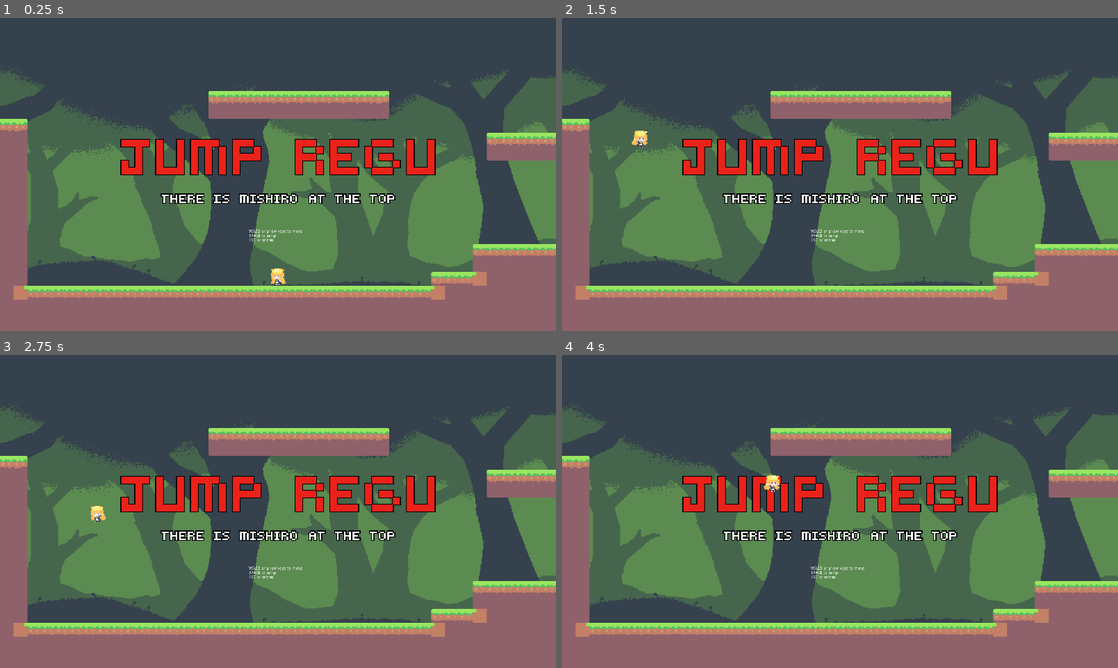
Above: before the commit, frames 1-4 (two rows, left to right).
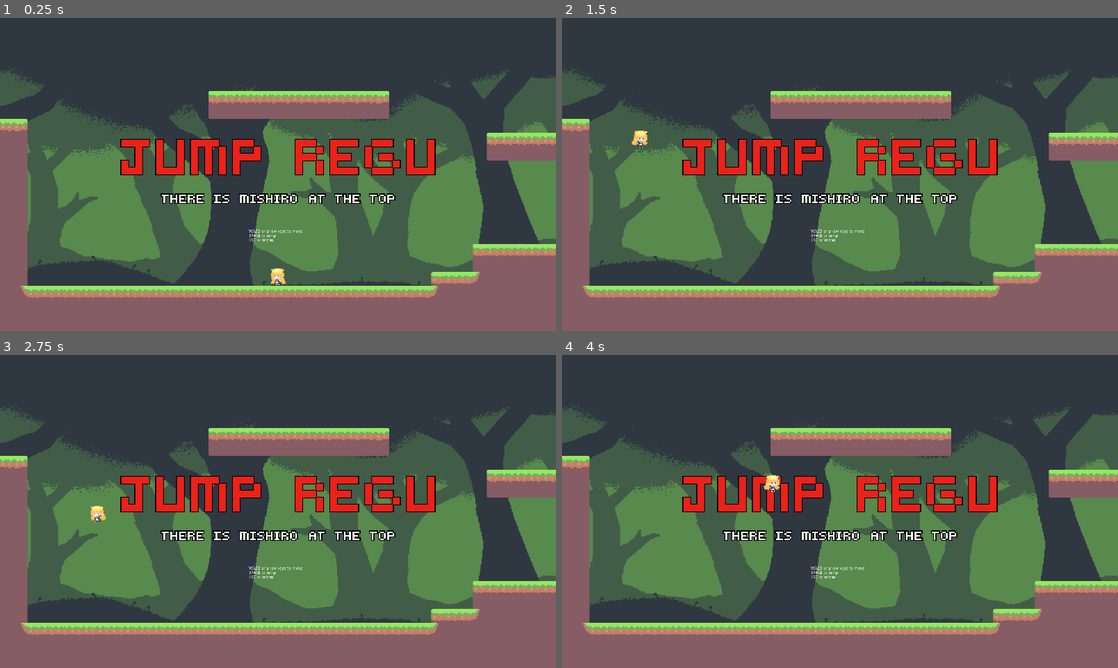
Above: after the commit, the same moments.

Repository: FluffyLuffie/JumpRegu
Game: Godot game, scene res://scenes/GameWorld.tscn
The game is run twice, just before and just after one commit, with the same random seed, the same clock (stepped at 60 frames per second) and the same inputs.
Inputs (mouse positions are in pixels of both pictures, inside the frame that each line leads up to):
- Up to frame 1 (0.25 s): no input
- Up to frame 2 (1.5 s): tap Enter at 0.5 s; move the mouse to (962, 158) at 0.52 s; hold D (right) from 0.53 s (still down); right-click (962, 158) at 0.6 s; tap Space (jump) at 0.77 s; move the mouse to (728, 190) at 1.27 s; right-click (728, 190) at 1.35 s
- Up to frame 3 (2.75 s): tap Space (jump) at 1.52 s; move the mouse to (333, 442) at 2.02 s; release D (right) at 2.03 s; hold A (left) from 2.03 s (still down); right-click (333, 442) at 2.1 s
- Up to frame 4 (4 s): move the mouse to (812, 574) at 2.77 s; release A (left) at 2.78 s; hold D (right) from 2.78 s (still down); right-click (812, 574) at 2.85 s; tap Space (jump) at 3.02, 3.77 s; move the mouse to (1006, 558) at 3.52 s; right-click (1006, 558) at 3.6 s

The runs differ from the first frame. In frame 1, 0.3% of the frame differs, in the area x 2-88%, y 81-90%; in frame 2, 0.3%; in frame 3, 0.3%; in frame 4, 0.3%.

Commit message:
visual/audio update

Diff:
--- /dev/null
+++ b/scenes/Eyes.tscn
@@ -0,0 +1,11 @@
+[gd_scene load_steps=3 format=2]
+
+[ext_resource path="res://sprites/eyes.png" type="Texture" id=1]
+
+[sub_resource type="CanvasItemMaterial" id=1]
+blend_mode = 1
+light_mode = 1
+
+[node name="Eyes" type="Sprite"]
+material = SubResource( 1 )
+texture = ExtResource( 1 )
--- a/scenes/Regu.tscn
+++ b/scenes/Regu.tscn
@@ -5,7 +5,7 @@
 [ext_resource path="res://soundEffects/bump.wav" type="AudioStream" id=3]
 [ext_resource path="res://soundEffects/jump.wav" type="AudioStream" id=4]
 [ext_resource path="res://soundEffects/splat.wav" type="AudioStream" id=5]
-[ext_resource path="res://soundEffects/land.wav" type="AudioStream" id=6]
+[ext_resource path="res://soundEffects/land2.wav" type="AudioStream" id=6]
 
 [sub_resource type="RectangleShape2D" id=1]
 extents = Vector2( 4, 7 )
@@ -153,22 +153,19 @@
 
 [node name="SoundJump" type="AudioStreamPlayer" parent="."]
 stream = ExtResource( 4 )
-volume_db = -4.0
 bus = "SoundEffects"
 
 [node name="SoundLand" type="AudioStreamPlayer" parent="."]
 stream = ExtResource( 6 )
-volume_db = -0.125
 bus = "SoundEffects"
 
 [node name="SoundBump" type="AudioStreamPlayer" parent="."]
 stream = ExtResource( 3 )
-volume_db = -5.0
 bus = "SoundEffects"
 
 [node name="SoundSplat" type="AudioStreamPlayer" parent="."]
 stream = ExtResource( 5 )
-volume_db = 8.0
+volume_db = 3.0
 bus = "SoundEffects"
 
 [node name="AnimationPlayer" type="AnimationPlayer" parent="."]
--- a/scenes/levels/2_7.tscn
+++ b/scenes/levels/2_7.tscn
@@ -1,8 +1,9 @@
-[gd_scene load_steps=4 format=2]
+[gd_scene load_steps=5 format=2]
 
 [ext_resource path="res://sprites/background.png" type="Texture" id=1]
 [ext_resource path="res://tilesets/grass.tres" type="TileSet" id=2]
 [ext_resource path="res://scenes/PlayerLight.tscn" type="PackedScene" id=3]
+[ext_resource path="res://scenes/Eyes.tscn" type="PackedScene" id=4]
 
 [node name="2_7" type="Node2D"]
 
@@ -20,3 +21,9 @@
 tile_data = PoolIntArray( -786435, 0, 0, -786434, 0, 1, -786433, 0, 1, -851968, 0, 1, -851967, 0, 1, -851966, 0, 2, -85 …(2545 unchanged characters)…
 
 [node name="PlayerLight" parent="." instance=ExtResource( 3 )]
+
+[node name="Eyes" parent="." instance=ExtResource( 4 )]
+position = Vector2( 195, 72 )
+
+[node name="Eyes2" parent="." instance=ExtResource( 4 )]
+position = Vector2( 51, -34 )
--- a/scenes/levels/2_8.tscn
+++ b/scenes/levels/2_8.tscn
@@ -1,8 +1,9 @@
-[gd_scene load_steps=4 format=2]
+[gd_scene load_steps=5 format=2]
 
 [ext_resource path="res://scenes/PlayerLight.tscn" type="PackedScene" id=1]
 [ext_resource path="res://sprites/background.png" type="Texture" id=2]
 [ext_resource path="res://tilesets/grass.tres" type="TileSet" id=3]
+[ext_resource path="res://scenes/Eyes.tscn" type="PackedScene" id=4]
 
 [node name="2_8" type="Node2D"]
 
@@ -20,3 +21,6 @@
 tile_data = PoolIntArray( -458744, 0, 0, -458743, 0, 1, -458742, 0, 2, -393208, 0, 131072, -393207, 0, 131073, -393206, …(1562 unchanged characters)…
 
 [node name="PlayerLight" parent="." instance=ExtResource( 1 )]
+
+[node name="Eyes" parent="." instance=ExtResource( 4 )]
+position = Vector2( -147, 144 )
--- a/tilesets/grass.tres
+++ b/tilesets/grass.tres
@@ -317,7 +317,7 @@
 0/region = Rect2( 0, 0, 176, 80 )
 0/tile_mode = 1
 0/autotile/bitmask_mode = 1
-0/autotile/bitmask_flags = [ Vector2( 0, 0 ), 432, Vector2(  …(835 unchanged characters)…  Vector2( 8, 4 ), 186, Vector2( 9, 0 ), 507, Vector2( 9, 1 ), 254, Vector2( 9, 2 ), …(74 unchanged characters)…
+0/autotile/bitmask_flags = [ Vector2( 0, 0 ), 432, Vector2(  …(835 unchanged characters)…  Vector2( 8, 4 ), 186, Vector2( 9, 0 ), 443, Vector2( 9, 1 ), 254, Vector2( 9, 2 ), …(74 unchanged characters)…
 0/autotile/icon_coordinate = Vector2( 0, 0 )
 0/autotile/tile_size = Vector2( 16, 16 )
 0/autotile/spacing = 0
Not shown, added: soundEffects/land2.wav.import
Binary file changed: sprites/background.png
Binary file added: sprites/eyes.png
Not shown, added: sprites/eyes.png.import
Binary file changed: sprites/simplePlatformerTiles.png
Binary file changed: sprites/truck.png
Not shown, changed: soundEffects/bump.wav
Not shown, changed: soundEffects/jump.wav
Not shown, added: soundEffects/land2.wav
